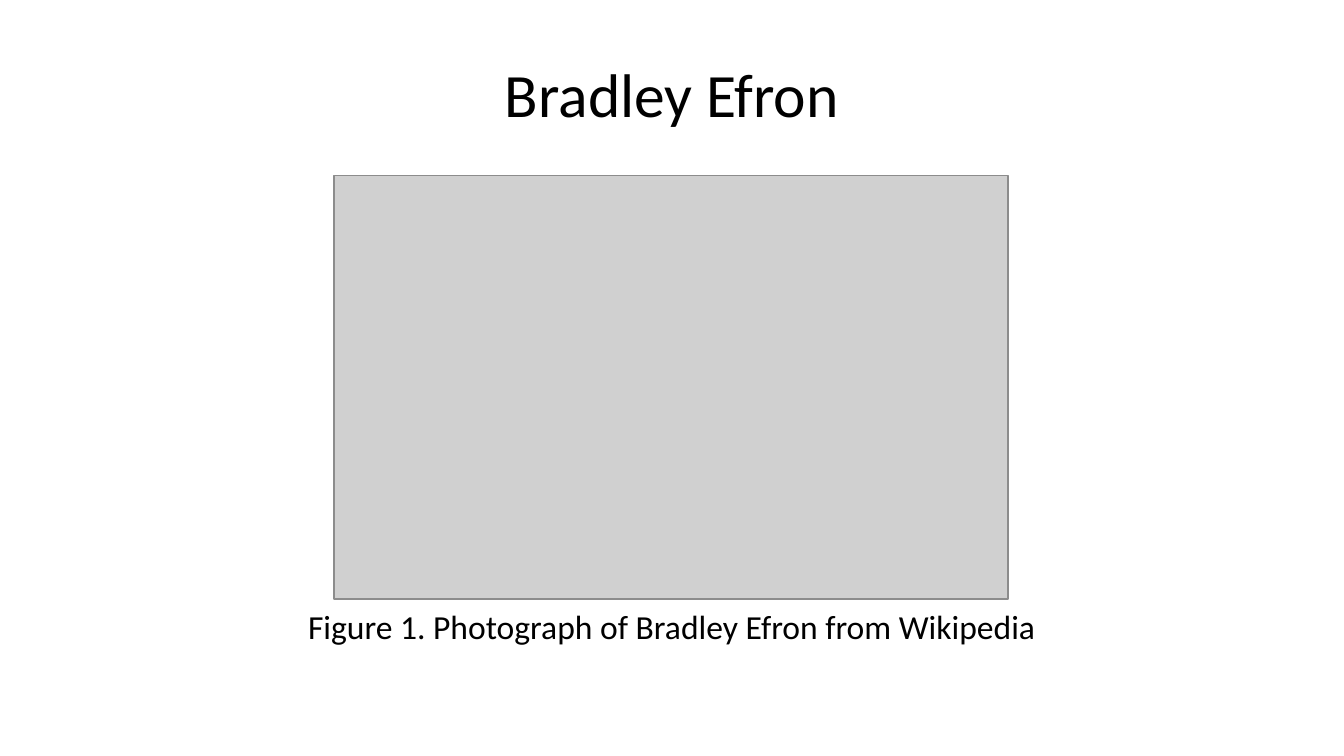
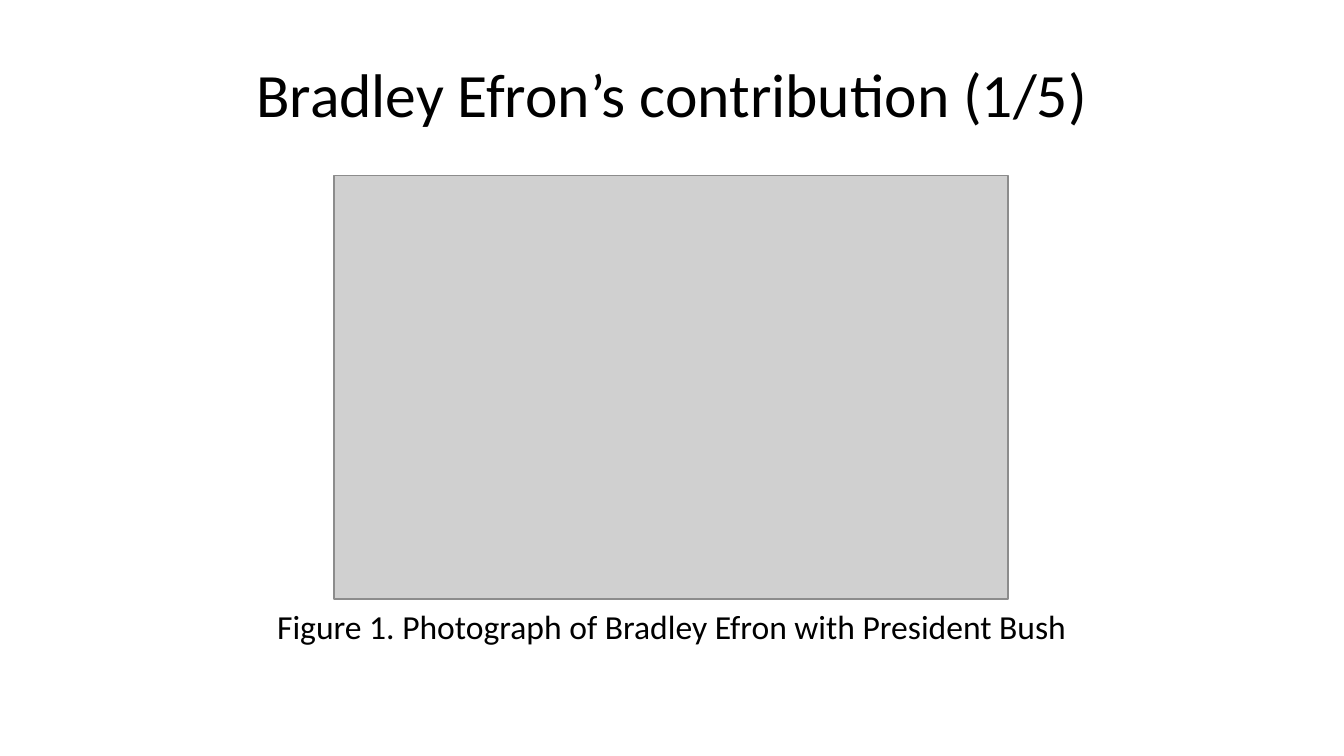
Before and after one commit to pmean/papers-and-presentations, a slide deck: slide 11 of bootstrap/src/bootstrap-slides.pptx (slide 8 before the commit). Drawn at 1344x756 pixels with LibreOffice and Linux fonts; fonts in the diff are those of the drawing; grey boxes stand for pictures. Boxes give left, top, right and bottom in pixels: in the first picture for what was removed or moved away, otherwise in the second. Text is boxed around its words. In the diff, an @@ line names an element or a change of style, - is before the commit and + after.

```diff
--- a/bootstrap/src/bootstrap-slides.pptx
+++ b/bootstrap/src/bootstrap-slides.pptx
@@ title at (256,72,1086,127): text changed @@
-Bradley Efron
+Bradley Efron’s contribution (1/5)
@@ text at (277,615,1066,645): text changed @@
-Figure 1. Photograph of Bradley Efron from Wikipedia
+Figure 1. Photograph of Bradley Efron with President Bush
```
Also in this commit, not shown: 2 other slides changed, 8 slides added, 1 slide removed, 5 other files.
